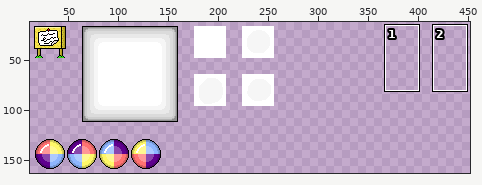
Sprite sheet, stored at Assets/Art/PrototypeSprites.png. Above: a wide view before the commit, with the close-up outlined.
Close-up. Before the commit:
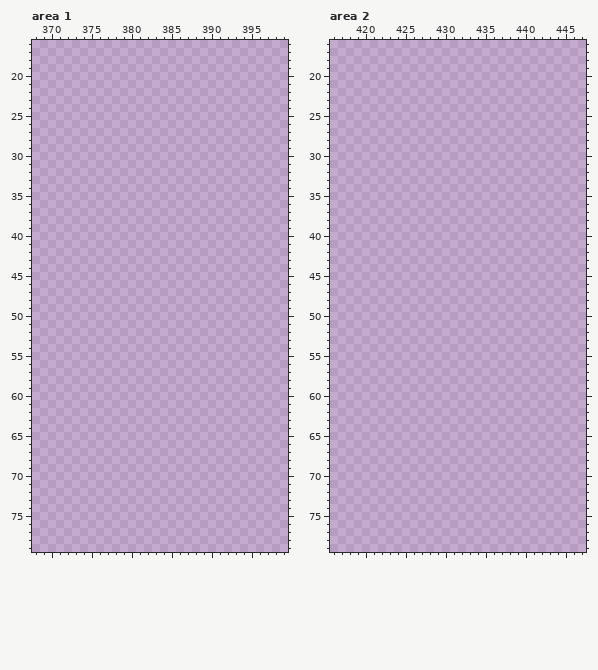
The file is 470x470 pixels. Colours within 5 levels of each other are drawn and written as one. Shown: area 1: x 368..399, y 16..79; area 2: x 416..447, y 16..79. The wide view leaves out empty margins. The commit also changed other parts of the picture, which this record leaves out.
After the commit:
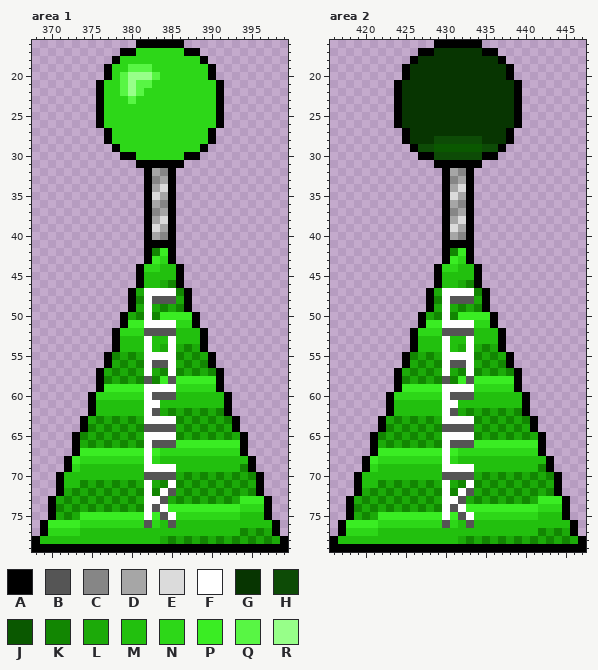
Palette (. is transparent): A #000000  B #555555  C #868686  D #a6a6a6  E #dbdbdb  F #ffffff  G #073501  H #0d4b06  J #0a5800  K #128602  L #1caa09  M #22c00e  N #2dd718  P #3aed23  Q #58f644  R #97ff89
What changed:
Area 1:
y 16: x 381..386 ...... -> AAAAAA
y 17: x 379..388 .......... -> AANNNNNNAA
y 18: x 378..389 ............ -> ANNNNNNNNNNA
y 19: x 377..390 .............. -> ANNQQQNNNNNNNA
y 20: x 377..390 .............. -> ANQRRRQNNNNNNA
y 21: x 376..391 ................ -> ANNQRQQNNNNNNNNA
y 22: x 376..391 ................ -> ANNQRQNNNNNNNNNA
y 23: x 376..391 ................ -> ANNNQNNNNNNNNNNA
y 24..26: x 376..391 ................ -> ANNNNNNNNNNNNNNA
y 27..28: x 377..390 .............. -> ANNNNNNNNNNNNA
y 29: x 378..389 ............ -> ANNNNNNNNNNA
y 30: x 379..388 .......... -> AANNNNNNAA
y 31: x 381..386 ...... -> AAAAAA
y 32: x 382..385 .... -> ADCA
y 33: x 382..385 .... -> ACDA
y 34: x 382..385 .... -> ADEA
y 35: x 382..385 .... -> AEDA
y 36: x 382..385 .... -> ADCA
y 37: x 382..385 .... -> ACDA
y 38: x 382..385 .... -> ADEA
y 39: x 382..385 .... -> AEDA
y 40: x 382..385 .... -> ADCA
y 41: x 382..385 .... -> AAAA
y 42: x 382..385 .... -> AKPA
y 43: x 382..385 .... -> APNA
y 44: x 381..386 ...... -> ANNMMA
y 45: x 381..386 ...... -> AMMMMA
y 46: x 381..386 ...... -> AMMLKA
y 47: x 380..387 ........ -> ALFFFFKA
y 48: x 380..387 ........ -> AKFBBBLA
y 49: x 380..387 ........ -> ALFLKLKA
y 50: x 379..388 .......... -> ALKFKPPPPA
y 51: x 379..388 .......... -> APPFFFFNNA
y 52: x 378..389 ............ -> ANNNBBBBMMMA
y 53: x 378..389 ............ -> AMMMFMMFMMMA
y 54: x 378..389 ............ -> AMMMFMLFLKLA
y 55: x 377..390 .............. -> AKLKLFFFFKLKLA
y 56: x 377..390 .............. -> ALKLKFBBFLKLKA
y 57: x 376..391 ................ -> ALKLKLFLKFKLKLKA
y 58: x 376..391 ................ -> AKLKLKBKPBPPPPPA
y 59: x 376..391 ................ -> APPPPPFFFFNNNNNA
y 60: x 375..392 .................. -> ANNNNNNFBBBMMMMMMA
y 61: x 375..392 .................. -> AMMMMMMFFMMMMMMMMA
y 62: x 375..392 .................. -> AMMMMMMFBLKLKLKLKA
y 63: x 374..393 .................... -> ALKLKLKLFFFFKLKLKLKA
y 64: x 374..393 .................... -> AKLKLKLKBBBBLKLKLKLA
y 65: x 373..394 ...................... -> AKLKLKLKLFFFFKLKLKLKLA
y 66: x 373..394 ...................... -> ALKLKLKLKFBBBPPPPPPPPA
y 67: x 373..394 ...................... -> APPPPPPPPFPNNNNNNNNNNA
y 68: x 372..395 ........................ -> APNNNNNNNNFNMMMMMMMMMMMA
y 69: x 372..395 ........................ -> ANMMMMMMMMFFFFMMMMMMMMKA
y 70: x 371..396 .......................... -> AMMMMMMMMMMBBBBLKLKLKLKLKA
y 71: x 371..396 .......................... -> AMMKLKLKLKLFLKFKLKLKLKLKLA
y 72: x 371..396 .......................... -> ALKLKLKLKLKFKFBLKLKLKLKLKA
y 73: x 370..397 ............................ -> ALKLKLKLKLKLFFBLKLKLKLKLPPPA
y 74: x 370..397 ............................ -> AKLKLKLKLKLKFBFPPPPPPPPPNNNA
y 75: x 370..397 ............................ -> ALKLPPPPPPPPFPBFNNNNNNNNMMMA
y 76: x 369..398 .............................. -> APPPPNNNNNNNNBNMBMMMMMMMMMMMMA
y 77: x 369..398 .............................. -> ANNNNMMMMMMMMMMMMMMMMMMMMKLKLA
y 78: x 368..399 ................................ -> AMMMMMMMMMMMMMMMLKLKLKLKLKLKLKLA
y 79: x 368..399 ................................ -> AAAAAAAAAAAAAAAAAAAAAAAAAAAAAAAA
Area 2:
y 16: x 429..434 ...... -> AAAAAA
y 17: x 427..436 .......... -> AAGGGGGGAA
y 18: x 426..437 ............ -> AGGGGGGGGGGA
y 19..20: x 425..438 .............. -> AGGGGGGGGGGGGA
y 21..26: x 424..439 ................ -> AGGGGGGGGGGGGGGA
y 27: x 425..438 .............. -> AGGGGGGGGGGGGA
y 28: x 425..438 .............. -> AGGGHHHHHHGGGA
y 29: x 426..437 ............ -> AHHJJJJJJHHA
y 30: x 427..436 .......... -> AAHHHHHHAA
y 31: x 429..434 ...... -> AAAAAA
y 32: x 430..433 .... -> ADCA
y 33: x 430..433 .... -> ACDA
y 34: x 430..433 .... -> ADEA
y 35: x 430..433 .... -> AEDA
y 36: x 430..433 .... -> ADCA
y 37: x 430..433 .... -> ACDA
y 38: x 430..433 .... -> ADEA
y 39: x 430..433 .... -> AEDA
y 40: x 430..433 .... -> ADCA
y 41: x 430..433 .... -> AAAA
y 42: x 430..433 .... -> AKPA
y 43: x 430..433 .... -> APNA
y 44: x 429..434 ...... -> ANNMMA
y 45: x 429..434 ...... -> AMMMMA
y 46: x 429..434 ...... -> AMMLKA
y 47: x 428..435 ........ -> ALFFFFKA
y 48: x 428..435 ........ -> AKFBBBLA
y 49: x 428..435 ........ -> ALFLKLKA
y 50: x 427..436 .......... -> ALKFKPPPPA
y 51: x 427..436 .......... -> APPFFFFNNA
y 52: x 426..437 ............ -> ANNNBBBBMMMA
y 53: x 426..437 ............ -> AMMMFMMFMMMA
y 54: x 426..437 ............ -> AMMMFMLFLKLA
y 55: x 425..438 .............. -> AKLKLFFFFKLKLA
y 56: x 425..438 .............. -> ALKLKFBBFLKLKA
y 57: x 424..439 ................ -> ALKLKLFLKFKLKLKA
y 58: x 424..439 ................ -> AKLKLKBKPBPPPPPA
y 59: x 424..439 ................ -> APPPPPFFFFNNNNNA
y 60: x 423..440 .................. -> ANNNNNNFBBBMMMMMMA
y 61: x 423..440 .................. -> AMMMMMMFFMMMMMMMMA
y 62: x 423..440 .................. -> AMMMMMMFBLKLKLKLKA
y 63: x 422..441 .................... -> ALKLKLKLFFFFKLKLKLKA
y 64: x 422..441 .................... -> AKLKLKLKBBBBLKLKLKLA
y 65: x 421..442 ...................... -> AKLKLKLKLFFFFKLKLKLKLA
y 66: x 421..442 ...................... -> ALKLKLKLKFBBBPPPPPPPPA
y 67: x 421..442 ...................... -> APPPPPPPPFPNNNNNNNNNNA
y 68: x 420..443 ........................ -> APNNNNNNNNFNMMMMMMMMMMMA
y 69: x 420..443 ........................ -> ANMMMMMMMMFFFFMMMMMMMMKA
y 70: x 419..444 .......................... -> AMMMMMMMMMMBBBBLKLKLKLKLKA
y 71: x 419..444 .......................... -> AMMKLKLKLKLFLKFKLKLKLKLKLA
y 72: x 419..444 .......................... -> ALKLKLKLKLKFKFBLKLKLKLKLKA
y 73: x 418..445 ............................ -> ALKLKLKLKLKLFFBLKLKLKLKLPPPA
y 74: x 418..445 ............................ -> AKLKLKLKLKLKFBFPPPPPPPPPNNNA
y 75: x 418..445 ............................ -> ALKLPPPPPPPPFPBFNNNNNNNNMMMA
y 76: x 417..446 .............................. -> APPPPNNNNNNNNBNMBMMMMMMMMMMMMA
y 77: x 417..446 .............................. -> ANNNNMMMMMMMMMMMMMMMMMMMMKLKLA
y 78: x 416..447 ................................ -> AMMMMMMMMMMMMMMMLKLKLKLKLKLKLKLA
y 79: x 416..447 ................................ -> AAAAAAAAAAAAAAAAAAAAAAAAAAAAAAAA
Boxes around the changes in both close-ups, in picture pixels (x1, y1, x2, y2):
added: (32, 40, 288, 552)
added: (330, 40, 586, 552)
